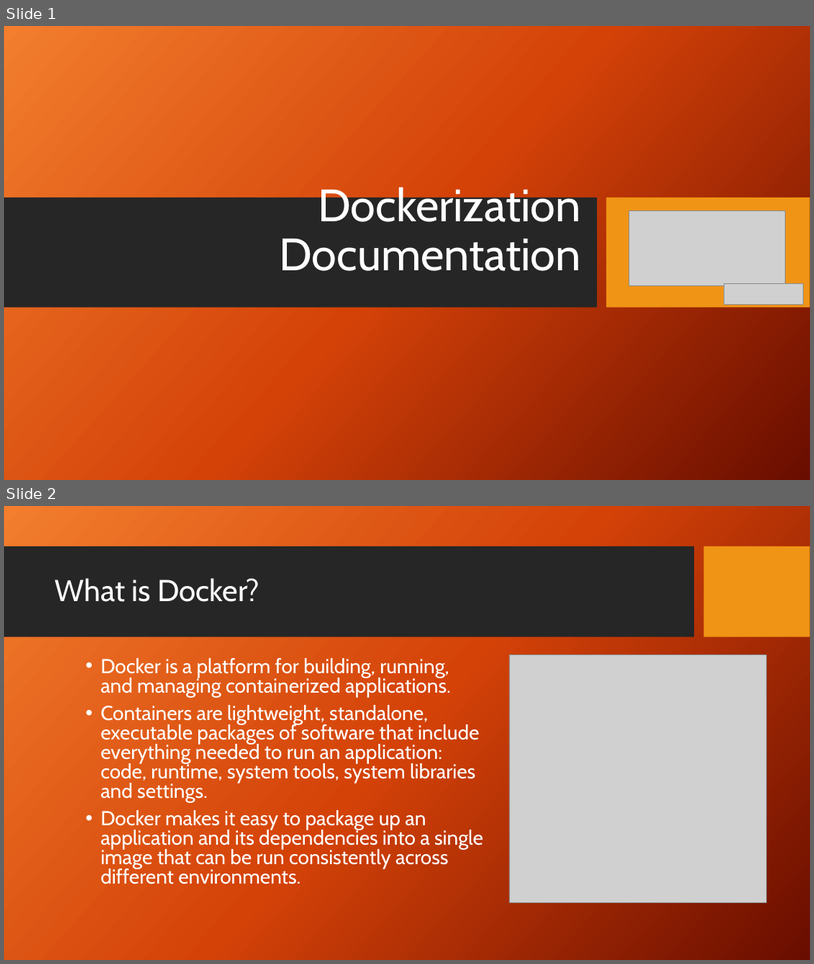
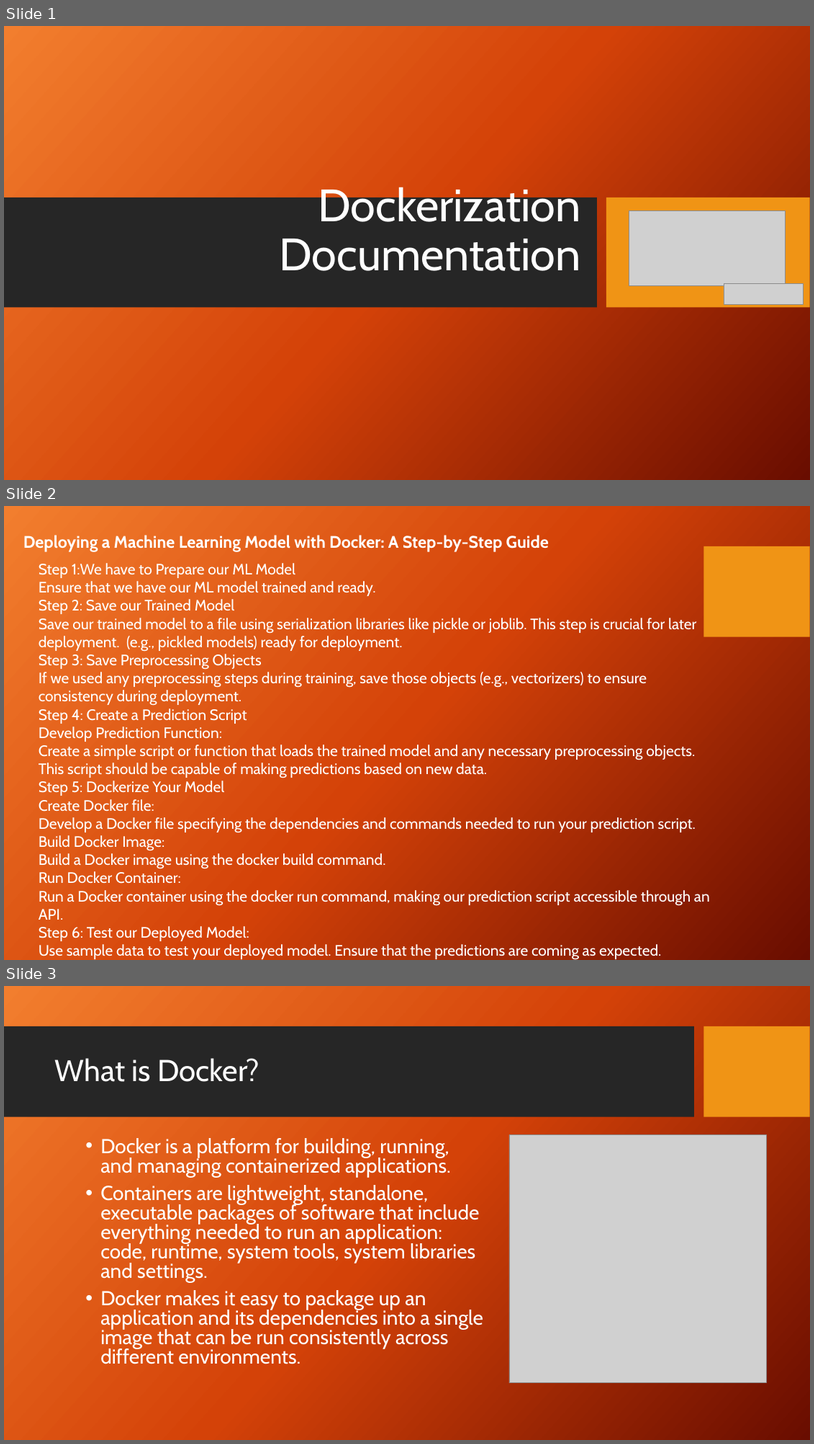
Before and after one commit to Vi46/Docker-Docment, a slide deck: DockerIzation Documentation.pptx. Shown one above the other, each under a label of ours: slides 1 and 2 before the commit, slides 1, 2 and 3 after it. The pictures are 814x964 and 814x1444 pixels, drawn with LibreOffice and Linux fonts; fonts in the diff are those of the drawing; grey boxes stand for pictures; background and template pictures are left out. Boxes give left, top, right and bottom in pixels: in the first picture for what was removed or moved away, otherwise in the second. Text is boxed around its words. In the diff, an @@ line names an element or a change of style, - is before the commit and + after.

```diff
--- a/DockerIzation Documentation.pptx
+++ b/DockerIzation Documentation.pptx
@@ slide 2 added at (x1=4, y1=506, x2=810, y2=960), background picture (left out); not listed: 1 template element that a slide beside it also shows @@
@@ text added at (x1=23, y1=535, x2=549, y2=552), 20 pt, text #FFFFFF, bold @@
+Deploying a Machine Learning Model with Docker: A Step-by-Step Guide
@@ text added at (x1=39, y1=563, x2=710, y2=959), 18 pt, text #FFFFFF @@
+Step 1:We have to Prepare our ML Model
+Ensure that we have our ML model trained and ready.
+Step 2: Save our Trained Model
+Save our trained model to a file using serialization libraries like pickle or joblib. This step is crucial for later deployment. (e.g., pickled models) ready for deployment.
+Step 3: Save Preprocessing Objects
+If we used any preprocessing steps during training, save those objects (e.g., vectorizers) to ensure consistency during deployment.
+Step 4: Create a Prediction Script
+Develop Prediction Function:
+Create a simple script or function that loads the trained model and any necessary preprocessing objects. This script should be capable of making predictions based on new data.
+Step 5: Dockerize Your Model
+Create Docker file:
+Develop a Docker file specifying the dependencies and commands needed to run your prediction script.
+Build Docker Image:
+Build a Docker image using the docker build command.
+Run Docker Container:
+Run a Docker container using the docker run command, making our prediction script accessible through an API.
+Step 6: Test our Deployed Model:
+Use sample data to test your deployed model. Ensure that the predictions are coming as expected.
@@ what was slide 2 is now slide 3 @@
```
Also in this commit, not shown: 5 slides changed, 1 other slide added.
